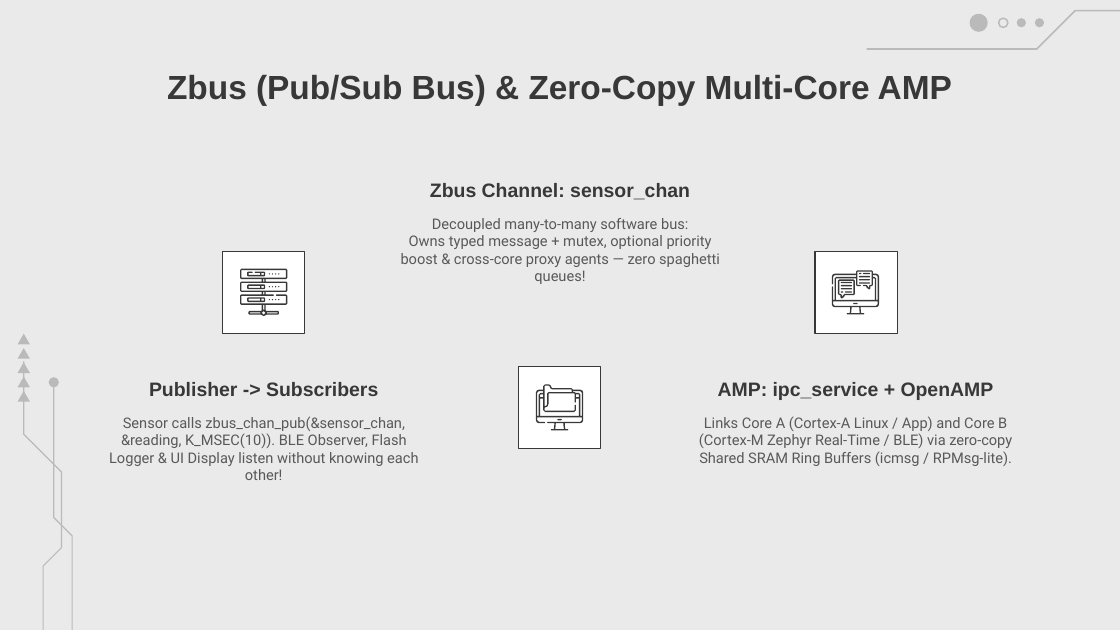
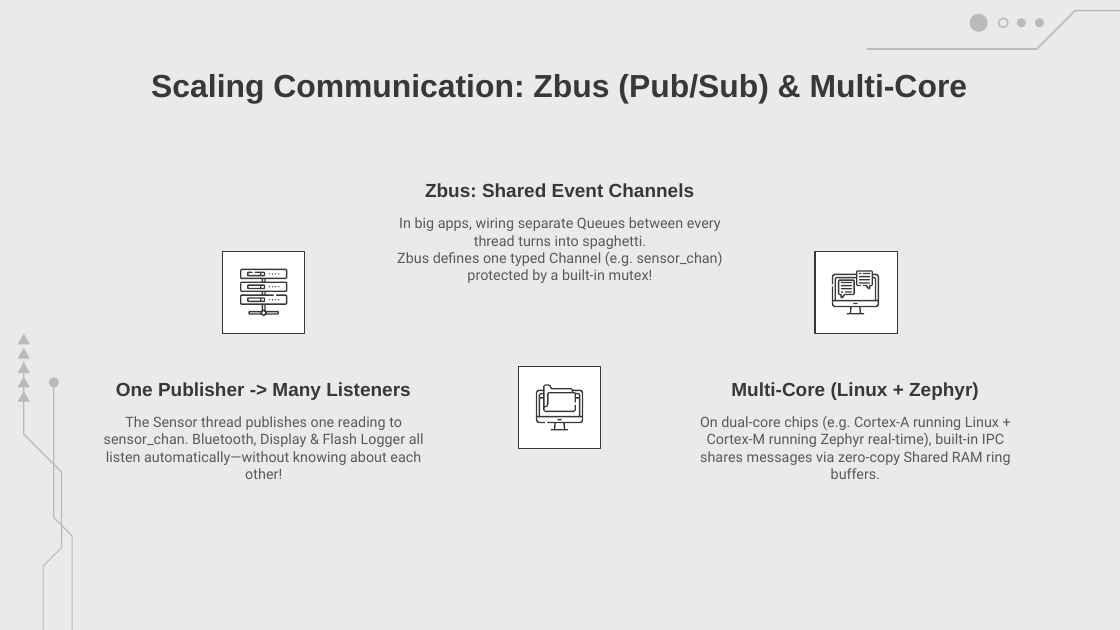
Before and after one commit to amrsaeedcse/zephyr-vs-freertos-presentation, a slide deck: slide 24 of Zephyr_RTOS_vs_FreeRTOS.pptx. Drawn at 1120x630 pixels with LibreOffice and Linux fonts; fonts in the diff are those of the drawing; background and template pictures are left out. Boxes give left, top, right and bottom in pixels: in the first picture for what was removed or moved away, otherwise in the second. Text is boxed around its words. In the diff, an @@ line names an element or a change of style, - is before the commit and + after.

Commit message:
Refine Part II Zephyr narrative, visuals & clarity (Slides 13-34)

```diff
--- a/Zephyr_RTOS_vs_FreeRTOS.pptx
+++ b/Zephyr_RTOS_vs_FreeRTOS.pptx
@@ title at [151, 74, 968, 104]: text changed; size 21.5 to 20.5 pt @@
-Zbus (Pub/Sub Bus) & Zero-Copy Multi-Core AMP
+Scaling Communication: Zbus (Pub/Sub) & Multi-Core
@@ subtitle at [425, 183, 694, 197]: text changed; size 12.5 to 12.2 pt @@
-Zbus Channel: sensor_chan
+Zbus: Shared Event Channels
@@ subtitle at [397, 217, 723, 283]: text changed; size 9.4 to 9.2 pt @@
-Decoupled many-to-many software bus:
-Owns typed message + mutex, optional priority boost & cross-core proxy agents — zero spaghetti queues!
+In big apps, wiring separate Queues between every thread turns into spaghetti.
+Zbus defines one typed Channel (e.g. sensor_chan) protected by a built-in mutex!
@@ subtitle at [116, 382, 410, 400]: text changed; size 12.5 to 12.2 pt @@
-Publisher -> Subscribers
+One Publisher -> Many Listeners
@@ subtitle at [731, 382, 979, 400]: text changed; size 12.5 to 12.2 pt @@
-AMP: ipc_service + OpenAMP
+Multi-Core (Linux + Zephyr)
@@ subtitle at [104, 416, 424, 479]: text changed; size 9.4 to 9.2 pt @@
-Sensor calls zbus_chan_pub(&sensor_chan, &reading, K_MSEC(10)). BLE Observer, Flash Logger & UI Display listen without knowing each other!
+The Sensor thread publishes one reading to sensor_chan. Bluetooth, Display & Flash Logger all listen automatically—without knowing about each other!
@@ subtitle at [700, 416, 1010, 479]: text changed; size 9.4 to 9.2 pt @@
-Links Core A (Cortex-A Linux / App) and Core B (Cortex-M Zephyr Real-Time / BLE) via zero-copy Shared SRAM Ring Buffers (icmsg / RPMsg-lite).
+On dual-core chips (e.g. Cortex-A running Linux + Cortex-M running Zephyr real-time), built-in IPC shares messages via zero-copy Shared RAM ring buffers.
```
Also in this commit, not shown: 19 other slides changed, 1 slide added, 1 slide removed, 2 other files.
